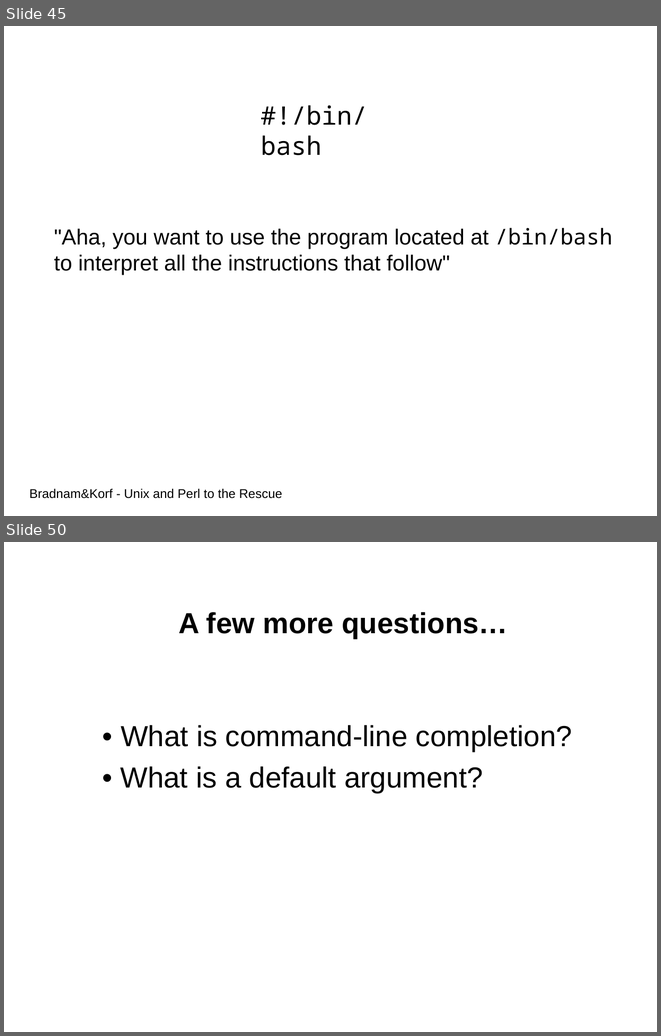
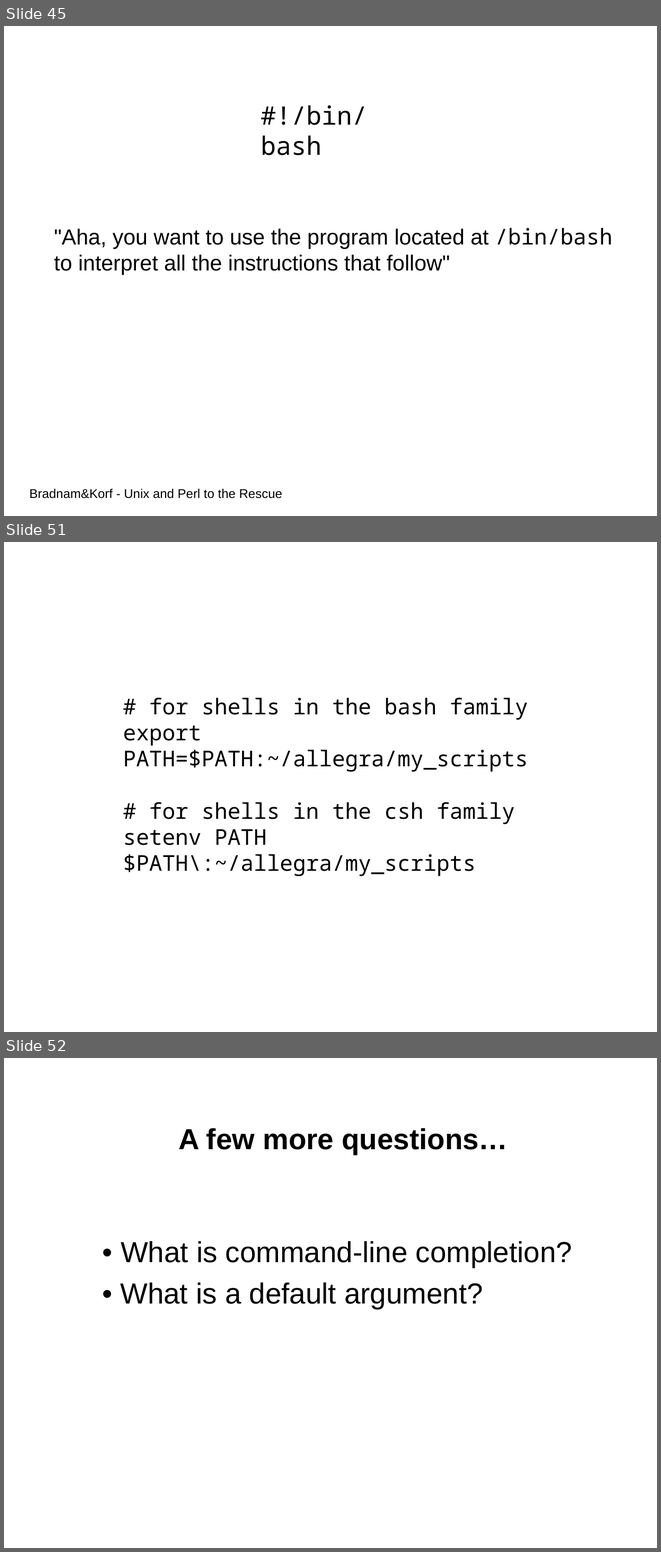
Before and after one commit to aidanbudd/ppisnd, a slide deck: trainingMaterial/allegraVia/linux_command_line/Unix-Theory-EMBO-Budapest.ppt. Shown one above the other, each under a label of ours: slides 45 and 50 before the commit, slides 45, 51 and 52 after it; the slides between them are not shown. The pictures are 661x1036 and 661x1552 pixels, drawn with LibreOffice and Linux fonts; fonts in the diff are those of the drawing. Boxes give left, top, right and bottom in pixels: in the first picture for what was removed or moved away, otherwise in the second. Text is boxed around its words. In the diff, an @@ line names an element or a change of style, - is before the commit and + after.

```diff
--- a/trainingMaterial/allegraVia/linux_command_line/Unix-Theory-EMBO-Budapest.ppt
+++ b/trainingMaterial/allegraVia/linux_command_line/Unix-Theory-EMBO-Budapest.ppt
@@ slide 51 added at (4, 542, 657, 1032), background #FFFFFF @@
@@ text added at (123, 697, 528, 876), 24 pt, text #000000 @@
+# for shells in the bash family
+export PATH=$PATH:~/allegra/my_scripts
+# for shells in the csh family
+setenv PATH $PATH\:~/allegra/my_scripts
@@ what was slide 50 is now slide 52 @@
```
Also in this commit, not shown: 6 slides changed, 1 other slide added.
